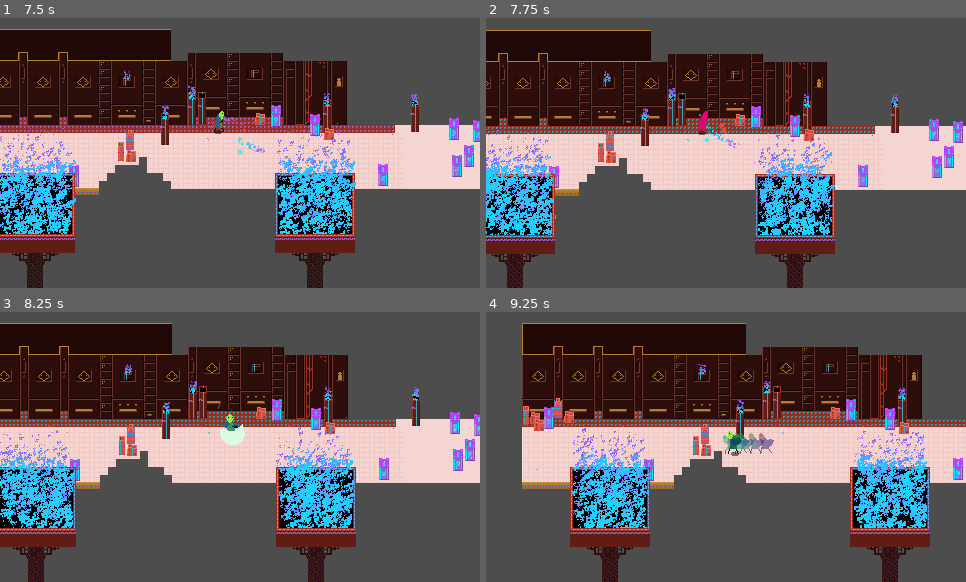
Above: before the commit, frames 1-4 (two rows, left to right).
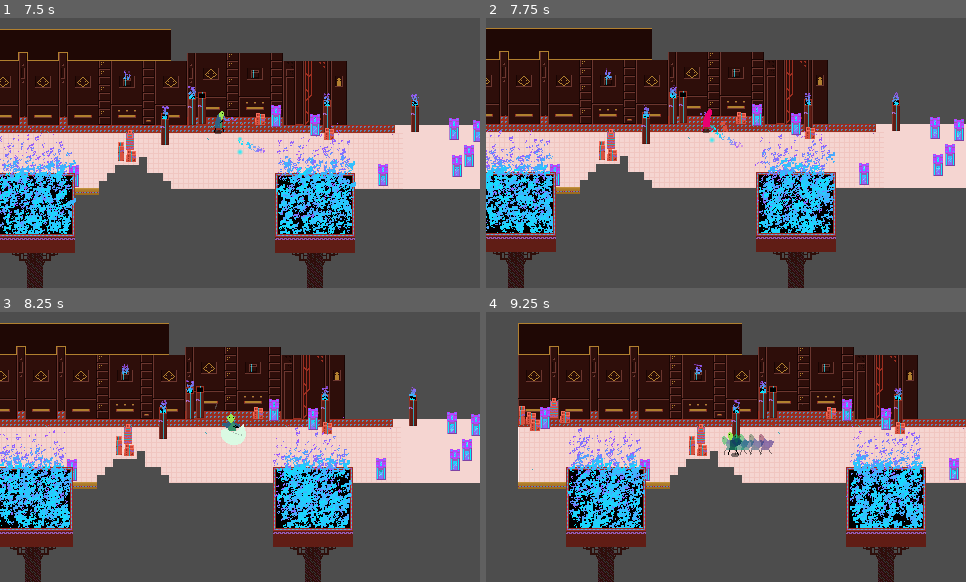
Above: after the commit, the same moments.

Repository: ehj37/Lizard-Mini
Game: Godot game, scene res://scenes/levels/level1.tscn
Same seed, same stepped clock (60 frames per second), same inputs: the game is played once before the commit and once after it. Sound files missing from this copy of the repository are replaced by a short silence.
Inputs (mouse positions are in pixels of both pictures, inside the frame that each line leads up to):
- Up to frame 1 (7.5 s): move the mouse to (216, 207) at 0.52 s; hold Up (move_up) 0.53-2.03 s; click (216, 207) at 0.6 s; move the mouse to (384, 193) at 1.27 s; click (384, 193) at 1.35 s; move the mouse to (96, 112) at 2.02 s; hold Left (move_left) 2.03-3.53 s; tap Space (dash) at 2.1, 4.35, 6.6 s; click (96, 112) at 2.3 s; move the mouse to (264, 153) at 2.77 s; click (264, 153) at 2.85 s; move the mouse to (168, 85) at 3.52 s; hold Down (move_down) 3.53-4.28 s; click (168, 85) at 3.6 s; move the mouse to (345, 139) at 4.27 s; hold Right (move_right) 4.28-5.03 s; click (345, 139) at 4.55 s; move the mouse to (144, 166) at 5.02 s; hold Up (move_up) 5.03-5.78 s; click (144, 166) at 5.1 s; move the mouse to (288, 93) at 5.77 s; hold Right (move_right) from 5.78 s (still down); click (288, 93) at 5.85 s; move the mouse to (216, 207) at 6.52 s; click (216, 207) at 6.8 s; move the mouse to (384, 193) at 7.27 s; click (384, 193) at 7.35 s
- Up to frame 2 (7.75 s): keep holding Right (move_right)
- Up to frame 3 (8.25 s): move the mouse to (96, 406) at 8.02 s; release Right (move_right) at 8.03 s; hold Down (move_down) from 8.03 s (still down); click (96, 406) at 8.1 s
- Up to frame 4 (9.25 s): move the mouse to (750, 447) at 8.77 s; release Down (move_down) at 8.78 s; hold Left (move_left) from 8.78 s (still down); tap Space (dash) at 8.85 s; click (750, 447) at 9.05 s

Frame 1 is identical in both runs. In frame 2, 16% of the frame differs, in the area x 0-100%, y 3-100%; in frame 3, 14%; in frame 4, 15%.

Commit message:
Allow attack enqueuing from hurt

Diff:
--- a/scenes/player/hurt.gd
+++ b/scenes/player/hurt.gd
@@ -1,6 +1,10 @@
 extends PlayerState
 
 const HURT_MOVE_SPEED := 30.0
+const ATTACK_QUEUE_WINDOW_START := 0.06
+
+var _in_attack_queue_window := false
+var _attack_queued := false
 
 
 func update(_delta: float) -> void:
@@ -14,9 +18,16 @@
 		player.velocity = Vector2.ZERO
 
 	if animation_player.is_playing():
+		if _in_attack_queue_window && Input.is_action_just_pressed("attack"):
+			_attack_queued = true
+
 		return
 
-	if Input.is_action_just_pressed("attack") && player.attack_cooldown_timer.is_stopped():
+	if _attack_queued:
+		state_machine.transition_to("Attack")
+		return
+
+	if _attack_queued || Input.is_action_just_pressed("attack"):
 		state_machine.transition_to("Attack")
 		return
 
@@ -35,6 +46,10 @@
 
 	if player.orientation.x < 0:
 		player.sprite.flip_h = true
+
+	_in_attack_queue_window = false
+	_attack_queued = false
+	get_tree().create_timer(ATTACK_QUEUE_WINDOW_START).timeout.connect(_enter_attack_queue_window)
 
 
 func exit() -> void:
@@ -68,3 +83,10 @@
 
 	assert(animation != "", "Could not match direction to run animation.")
 	return animation
+
+
+func _enter_attack_queue_window() -> void:
+	if state_machine.current_state != self:
+		return
+
+	_in_attack_queue_window = true
--- a/scenes/player/player.tscn
+++ b/scenes/player/player.tscn
@@ -587,7 +587,7 @@
 offset = Vector2(0, -16)
 hframes = 10
 vframes = 10
-frame = 80
+frame = 89
 script = ExtResource("9_je7p5")
 metadata/_aseprite_wizard_interface_config_ = {
 "output_section": false,
